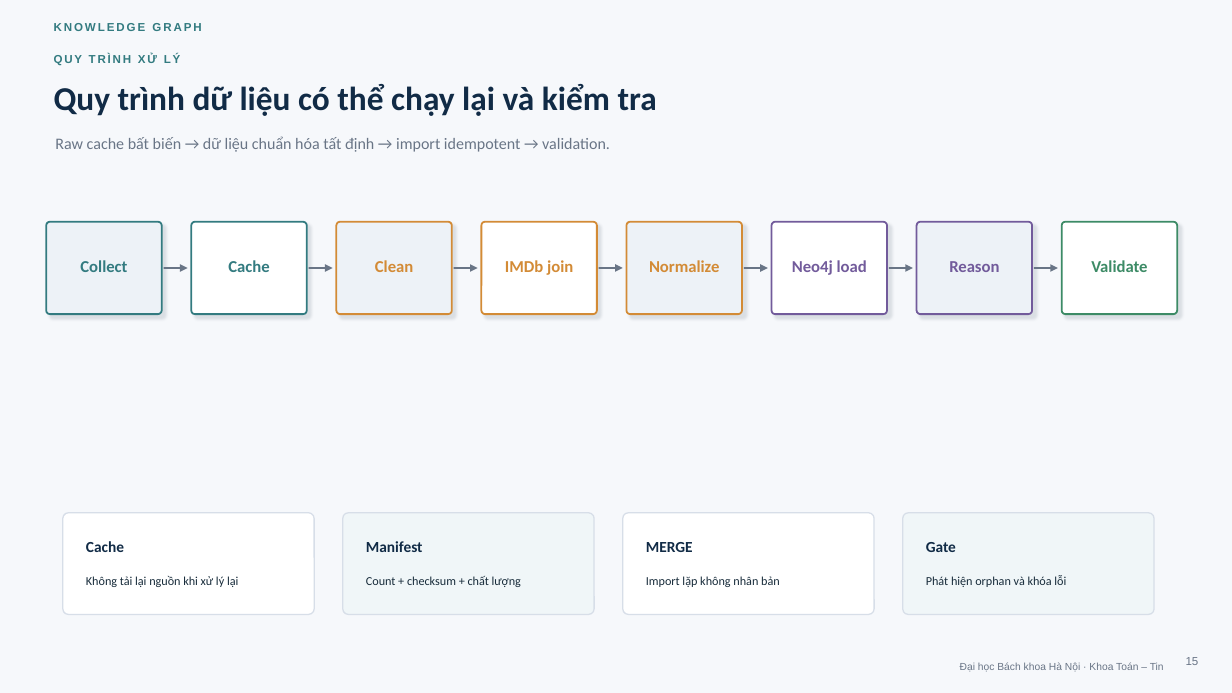
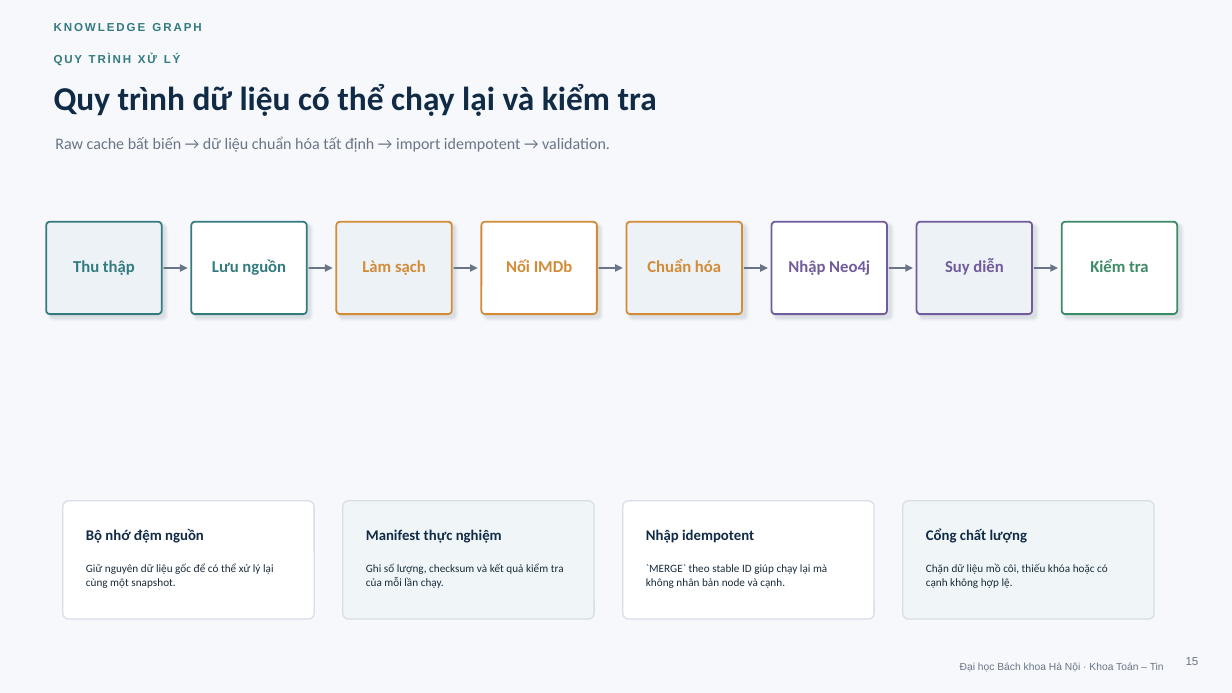
Before and after one commit to khanhhk/advanced_database, a slide deck: slide 15 of docs/deliverables/slide/movie_knowledge_graph_defense.pptx. Drawn at 1232x693 pixels with LibreOffice and Linux fonts; fonts in the diff are those of the drawing. Boxes give left, top, right and bottom in pixels: in the first picture for what was removed or moved away, otherwise in the second. Text is boxed around its words. In the diff, an @@ line names an element or a change of style, - is before the commit and + after.

```diff
--- a/docs/deliverables/slide/movie_knowledge_graph_defense.pptx
+++ b/docs/deliverables/slide/movie_knowledge_graph_defense.pptx
@@ text at [73,260,135,275]: text changed @@
-Collect
+Thu thập
@@ text at [212,259,286,275]: text changed @@
-Cache
+Lưu nguồn
@@ text at [362,260,426,275]: text changed @@
-Clean
+Làm sạch
@@ text at [506,259,572,272]: text changed @@
-IMDb join
+Nối IMDb
@@ text at [647,259,721,272]: text changed @@
-Normalize
+Chuẩn hóa
@@ text at [788,260,870,275]: text changed @@
-Neo4j load
+Nhập Neo4j
@@ text at [945,259,1003,275]: text changed @@
-Reason
+Suy diễn
@@ text at [1090,259,1149,272]: text changed @@
-Validate
+Kiểm tra
@@ rounded rectangle: place and size @@
-rounded rectangle at [63,513,314,615]
+rounded rectangle at [63,501,314,619]
@@ rounded rectangle: place and size @@
-rounded rectangle at [343,513,594,615]
+rounded rectangle at [343,501,594,619]
@@ rounded rectangle: place and size @@
-rounded rectangle at [623,513,874,615]
+rounded rectangle at [623,501,874,619]
@@ proportions changed in 4 elements at [63,501,314,619], [343,501,594,619], [623,501,874,619], [903,501,1154,619] @@
@@ rounded rectangle: place and size @@
-rounded rectangle at [903,513,1154,615]
+rounded rectangle at [903,501,1154,619]
@@ text at [86,529,204,543]: text changed; size 12 to 11.5 pt @@
-Cache
+Bộ nhớ đệm nguồn
@@ text at [366,529,502,543]: text changed; size 12 to 11.5 pt @@
-Manifest
+Manifest thực nghiệm
@@ text at [646,529,754,543]: text changed; size 12 to 11.5 pt @@
-MERGE
+Nhập idempotent
@@ text at [926,528,1027,543]: text changed; size 12 to 11.5 pt @@
-Gate
+Cổng chất lượng
@@ text at [86,563,273,588]: text changed; size 9.5 to 8.7 pt @@
-Không tải lại nguồn khi xử lý lại
+Giữ nguyên dữ liệu gốc để có thể xử lý lại cùng một snapshot.
@@ text at [366,563,564,588]: text changed; size 9.5 to 8.7 pt @@
-Count + checksum + chất lượng
+Ghi số lượng, checksum và kết quả kiểm tra của mỗi lần chạy.
@@ text at [646,564,827,588]: text changed; size 9.5 to 8.7 pt @@
-Import lặp không nhân bản
+`MERGE` theo stable ID giúp chạy lại mà không nhân bản node và cạnh.
@@ text at [926,563,1108,588]: text changed; size 9.5 to 8.7 pt @@
-Phát hiện orphan và khóa lỗi
+Chặn dữ liệu mồ côi, thiếu khóa hoặc có cạnh không hợp lệ.
```
Also in this commit, not shown: 18 other slides changed, 4 other files.
